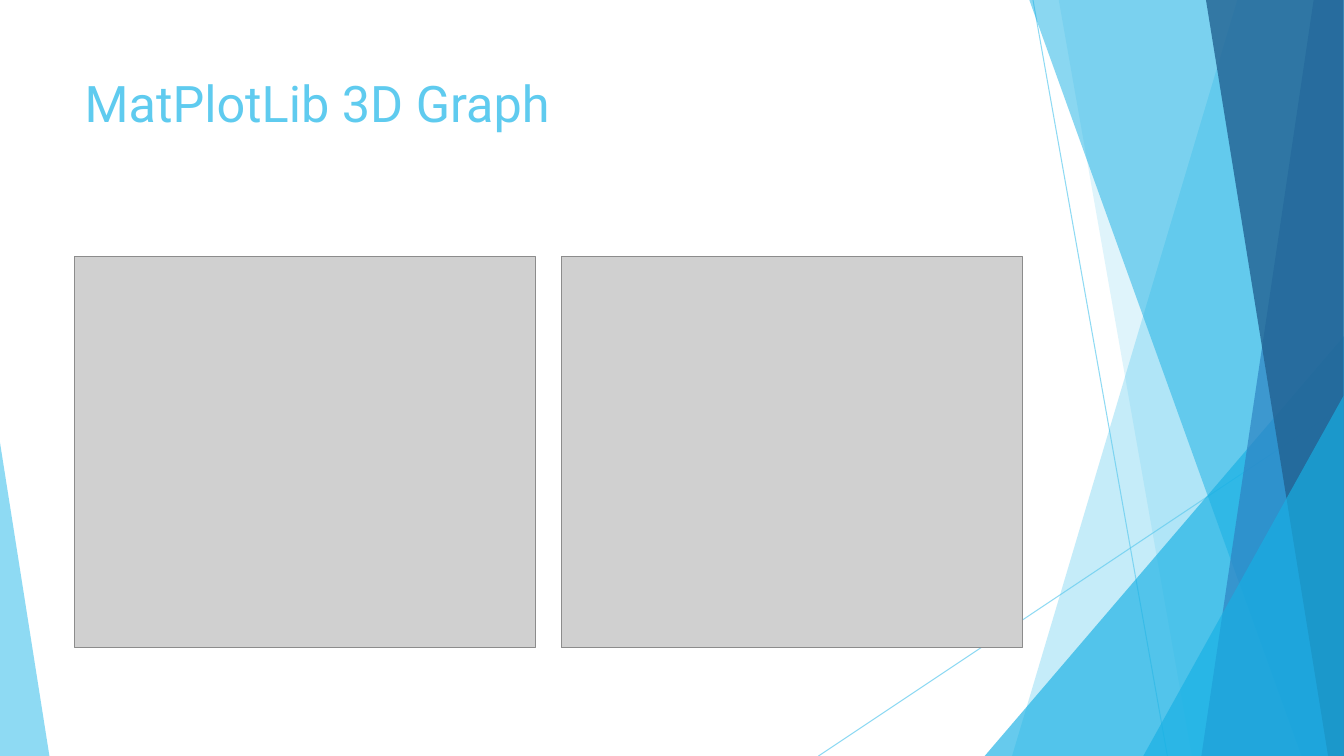
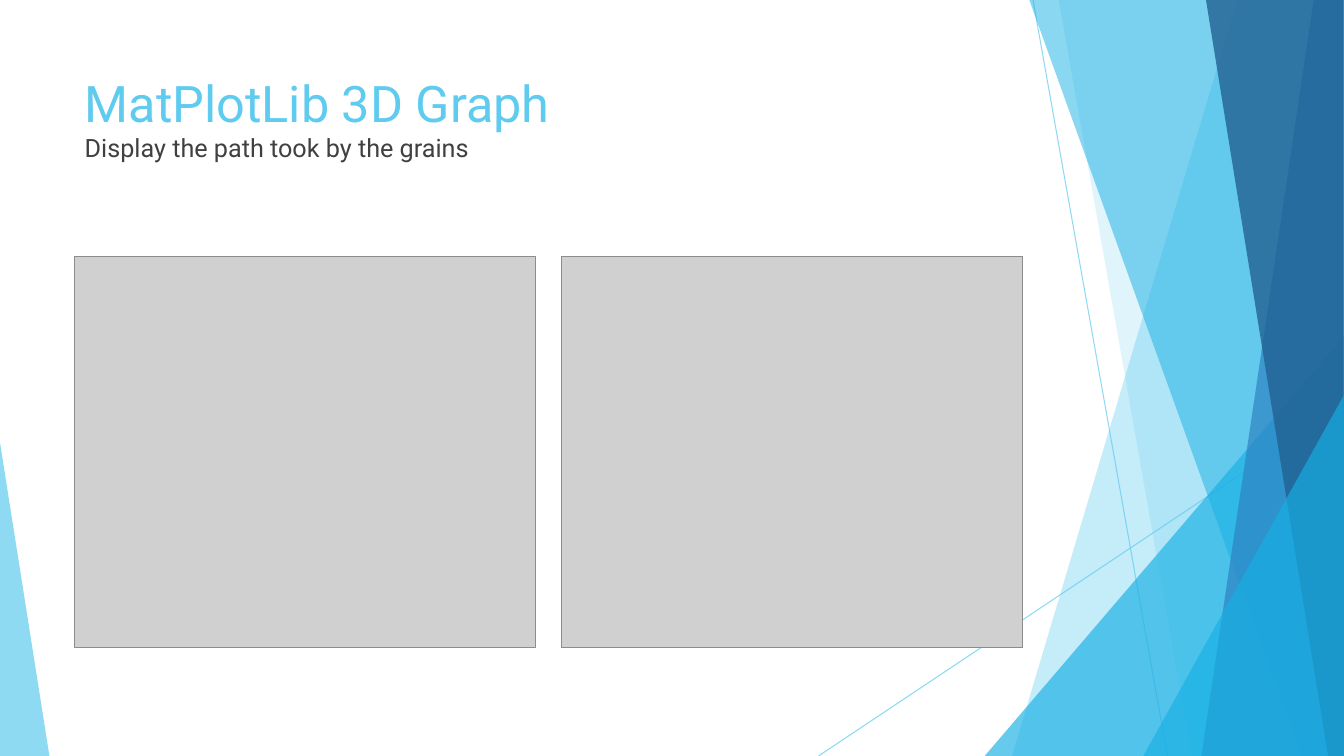
Before and after one commit to technolapin/sable, a slide deck: slide 7 of anglais/Présentation.pptx. Drawn at 1344x756 pixels with LibreOffice and Linux fonts; fonts in the diff are those of the drawing; grey boxes stand for pictures. Boxes give left, top, right and bottom in pixels: in the first picture for what was removed or moved away, otherwise in the second. Text is boxed around its words. In the diff, an @@ line names an element or a change of style, - is before the commit and + after.

```diff
--- a/anglais/Présentation.pptx
+++ b/anglais/Présentation.pptx
@@ title at (85, 84, 550, 163): text changed; size 36 to 18 pt; text colour #5FCBEF to #404040 @@
-MatPlotLib 3D Graph
+MatPlotLib 3D Graph
+Display the path took by the grains
```
Also in this commit, not shown: 1 other slide changed.
